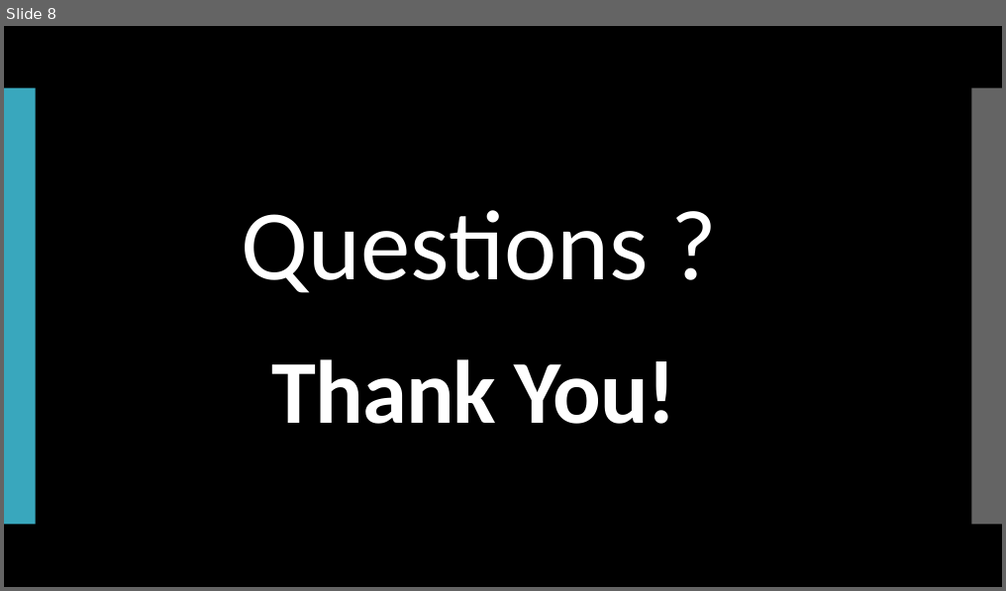
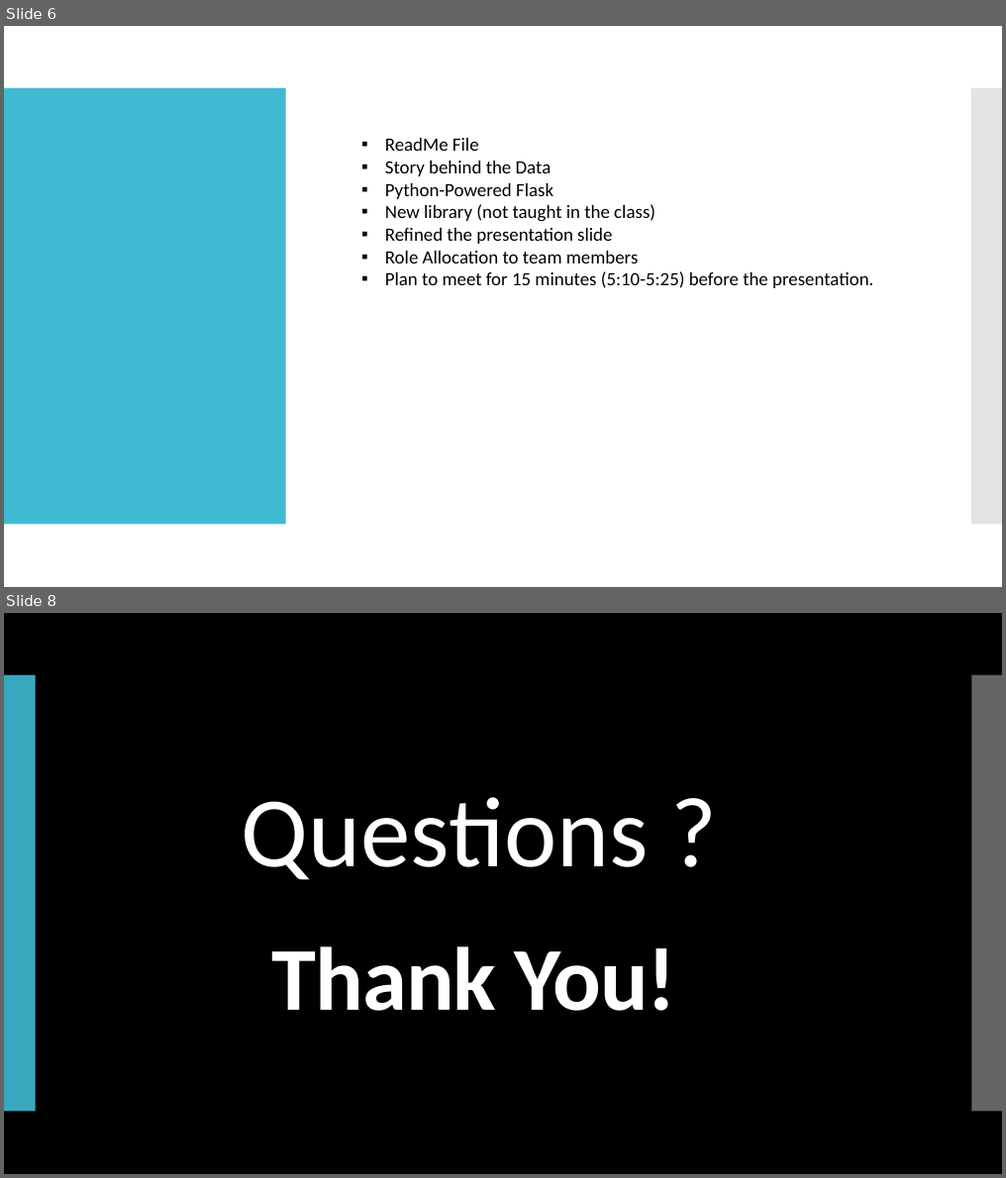
Before and after one commit to malumisa/Project_3_team_10, a slide deck: Presentation project-3.pptx. Shown one above the other, each under a label of ours: slide 8 before the commit, slides 6 and 8 after it; the slides between them are not shown. The pictures are 1006x591 and 1006x1178 pixels, drawn with LibreOffice and Linux fonts; fonts in the diff are those of the drawing; background and template pictures are left out. Boxes give left, top, right and bottom in pixels: in the first picture for what was removed or moved away, otherwise in the second. Text is boxed around its words. In the diff, an @@ line names an element or a change of style, - is before the commit and + after.

```diff
--- a/Presentation project-3.pptx
+++ b/Presentation project-3.pptx
@@ slide 6 added at (x1=4, y1=26, x2=1002, y2=587), background #FFFFFF @@
@@ rectangle added at (x1=4, y1=88, x2=286, y2=525), fill #40BAD2 @@
@@ rectangle added at (x1=971, y1=88, x2=1002, y2=525), fill #C8C8C8 at 50% opacity @@
@@ text added at (x1=385, y1=138, x2=873, y2=288), 18 pt, text #000000 @@
+▪ ReadMe File
+▪ Story behind the Data
+▪ Python-Powered Flask
+▪ New library (not taught in the class)
+▪ Refined the presentation slide
+▪ Role Allocation to team members
+▪ Plan to meet for 15 minutes (5:10-5:25) before the presentation.
```
Also in this commit, not shown: 1 slide removed, 1 other file.
